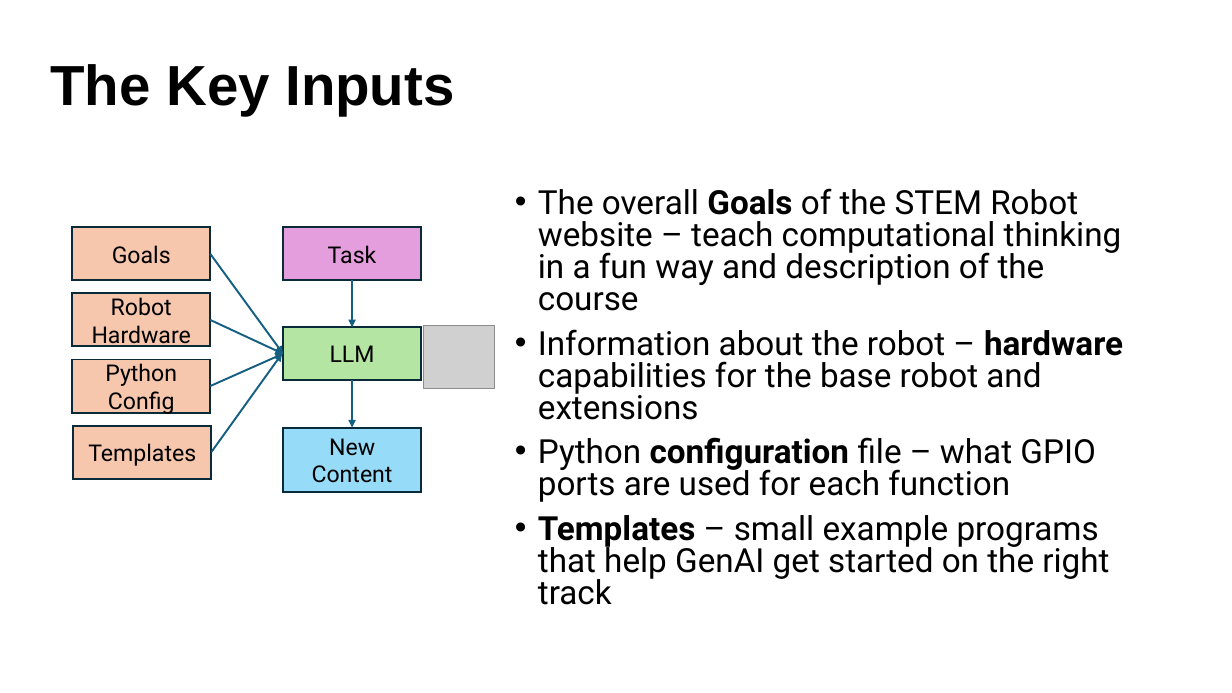
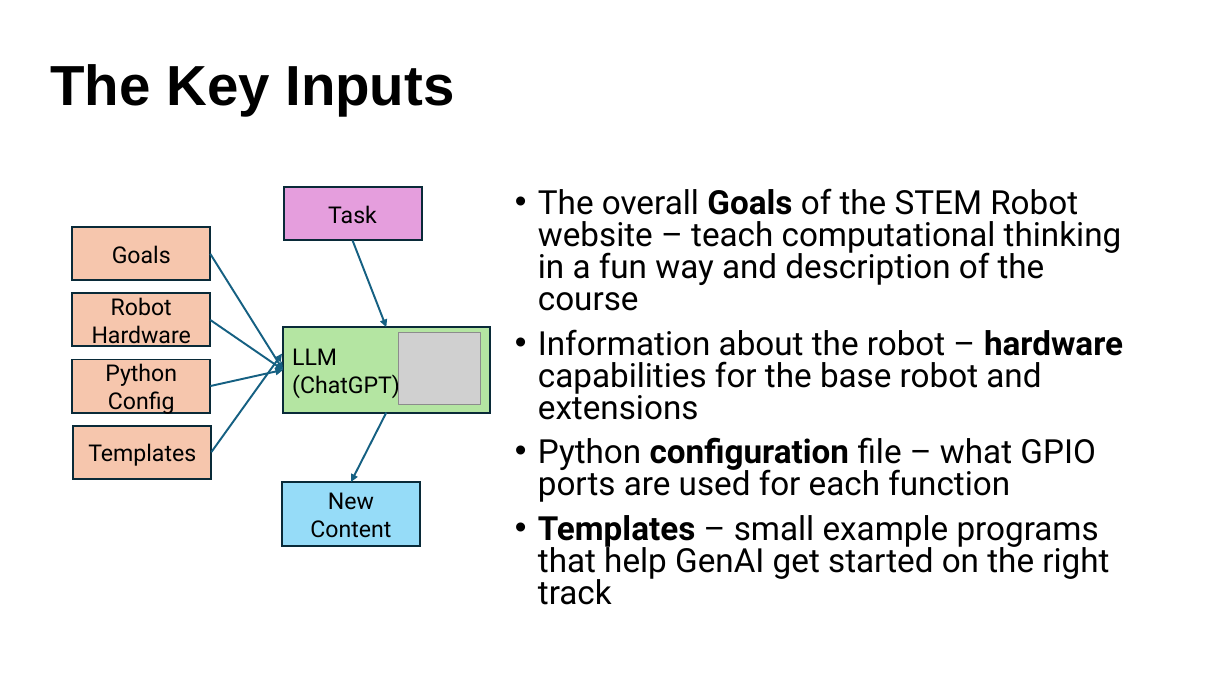
Before and after one commit to dmccreary/stem-robots, a slide deck: slide 3 of slides/GenAI-Architecture.pptx. Drawn at 1232x693 pixels with LibreOffice and Linux fonts; fonts in the diff are those of the drawing; grey boxes stand for pictures; background and template pictures are left out. Boxes give left, top, right and bottom in pixels: in the first picture for what was removed or moved away, otherwise in the second. Text is boxed around its words. In the diff, an @@ line names an element or a change of style, - is before the commit and + after.

```diff
--- a/slides/GenAI-Architecture.pptx
+++ b/slides/GenAI-Architecture.pptx
@@ rectangle "Task": place and size @@
-rectangle "Task" at bbox=[283, 227, 421, 280]
+rectangle "Task" at bbox=[284, 188, 421, 240]
@@ arrow moved from (211, 254) - (283, 354) to (211, 254) - (283, 370) @@
@@ arrow moved from (352, 280) - (352, 327) to (353, 240) - (386, 327) @@
@@ arrow moved from (211, 320) - (283, 354) to (211, 320) - (283, 370) @@
@@ rectangle "LLM": place and size @@
-rectangle "LLM" at bbox=[283, 327, 421, 380]
+rectangle "LLM" at bbox=[283, 327, 490, 412]
@@ text in rectangle at bbox=[292, 348, 337, 365]: alignment centre to left @@
@@ picture: place and size @@
-picture at bbox=[423, 325, 494, 388]
+picture at bbox=[399, 333, 481, 405]
@@ arrow moved from (211, 386) - (283, 354) to (211, 386) - (283, 370) @@
@@ text in rectangle at bbox=[292, 372, 400, 398]: paragraph added @@
+(ChatGPT)
@@ arrow moved from (352, 381) - (352, 428) to (386, 413) - (351, 482) @@
@@ rectangle "New Content": place and size @@
-rectangle "New Content" at bbox=[283, 428, 421, 492]
+rectangle "New Content" at bbox=[282, 482, 420, 546]
```
Also in this commit, not shown: 1 other slide changed, 4 other files.
